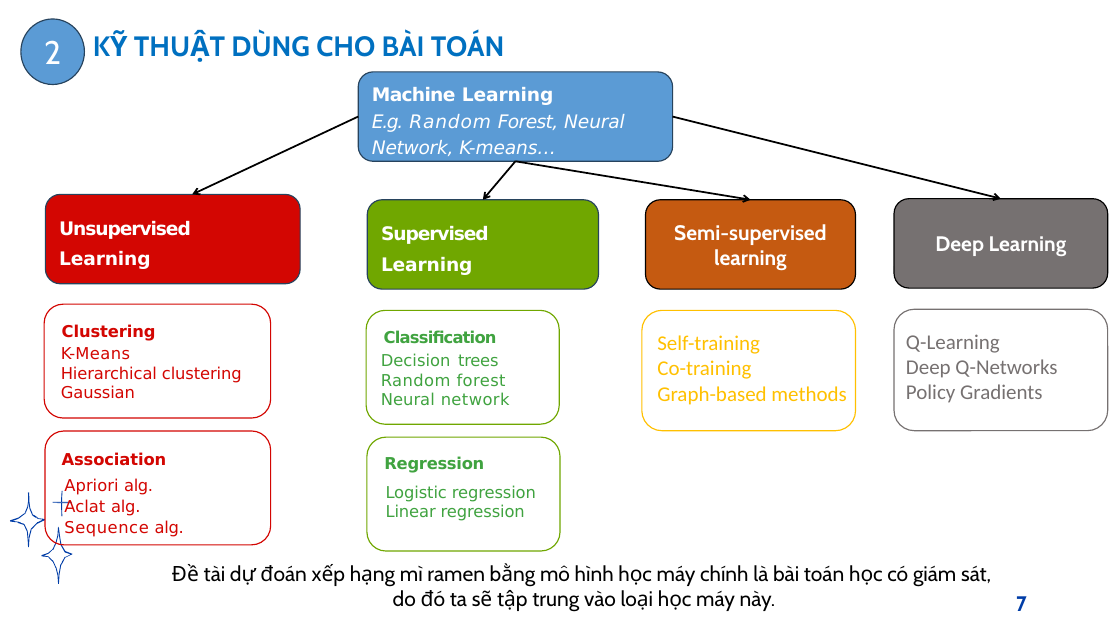
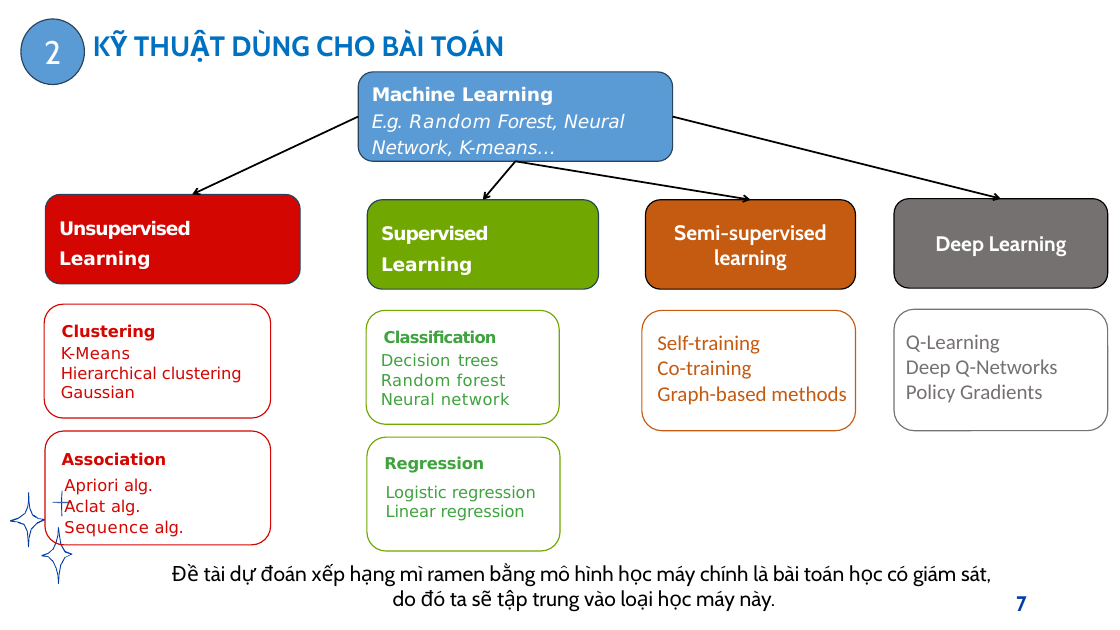
Before and after one commit to tantlu/ramen_rating_2024, a slide deck: slide 7 of Baove.pptx. Drawn at 1120x630 pixels with LibreOffice and Linux fonts; fonts in the diff are those of the drawing; background and template pictures are left out. Boxes give left, top, right and bottom in pixels: in the first picture for what was removed or moved away, otherwise in the second. Text is boxed around its words. In the diff, an @@ line names an element or a change of style, - is before the commit and + after.

```diff
--- a/Baove.pptx
+++ b/Baove.pptx
@@ rounded rectangle at (x1=642, y1=310, x2=855, y2=430): outline #FFC000 1 pt to #C55A11 1 pt @@
@@ text "Self-training" at (x1=657, y1=335, x2=846, y2=405): text colour #FFC000 to #C55A11 @@
```
Also in this commit, not shown: 4 other slides changed.
